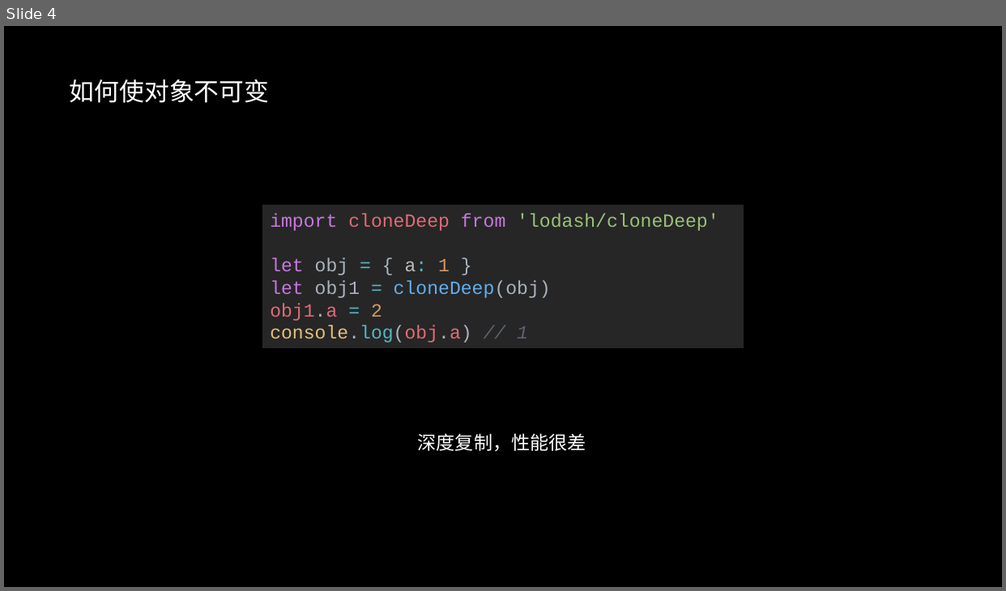
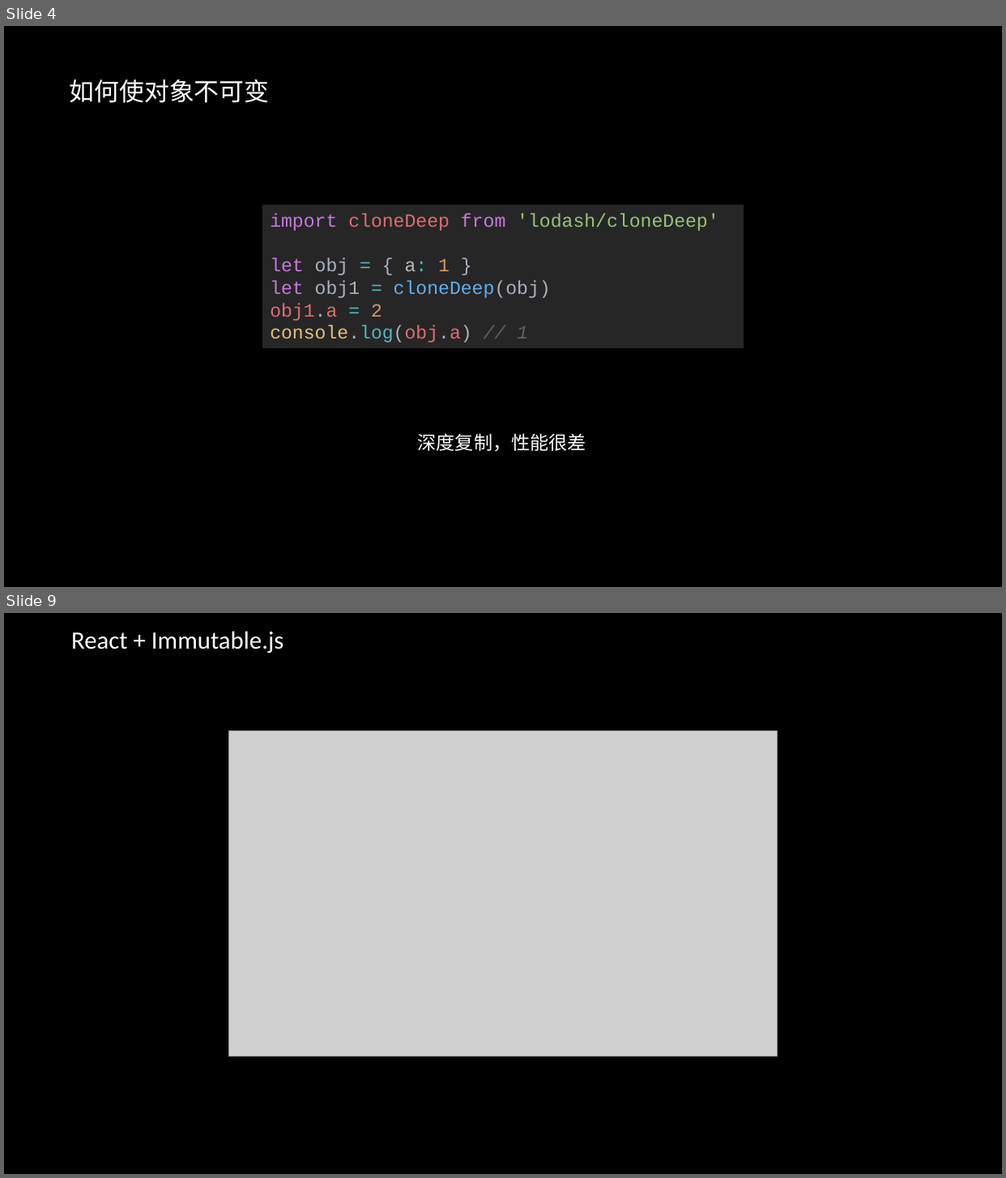
Before and after one commit to xfields/immutable-tutorial, a slide deck: docs/immutablejs_谢飞.pptx. Shown one above the other, each under a label of ours: slide 4 before the commit, slides 4 and 9 after it; the slides between them are not shown. The pictures are 1006x591 and 1006x1178 pixels, drawn with LibreOffice and Linux fonts; fonts in the diff are those of the drawing; grey boxes stand for pictures. Boxes give left, top, right and bottom in pixels: in the first picture for what was removed or moved away, otherwise in the second. Text is boxed around its words. In the diff, an @@ line names an element or a change of style, - is before the commit and + after.

```diff
--- a/docs/immutablejs_谢飞.pptx
+++ b/docs/immutablejs_谢飞.pptx
@@ slide 9 added at bbox=[4, 613, 1002, 1174], background #000000 @@
@@ text added at bbox=[71, 631, 284, 653], 24 pt, text #FFFFFF @@
+React + Immutable.js
@@ picture added at bbox=[228, 730, 777, 1056] @@
```
Also in this commit, not shown: 3 slides changed, 11 other slides added, 1 slide removed, 6 other files.
